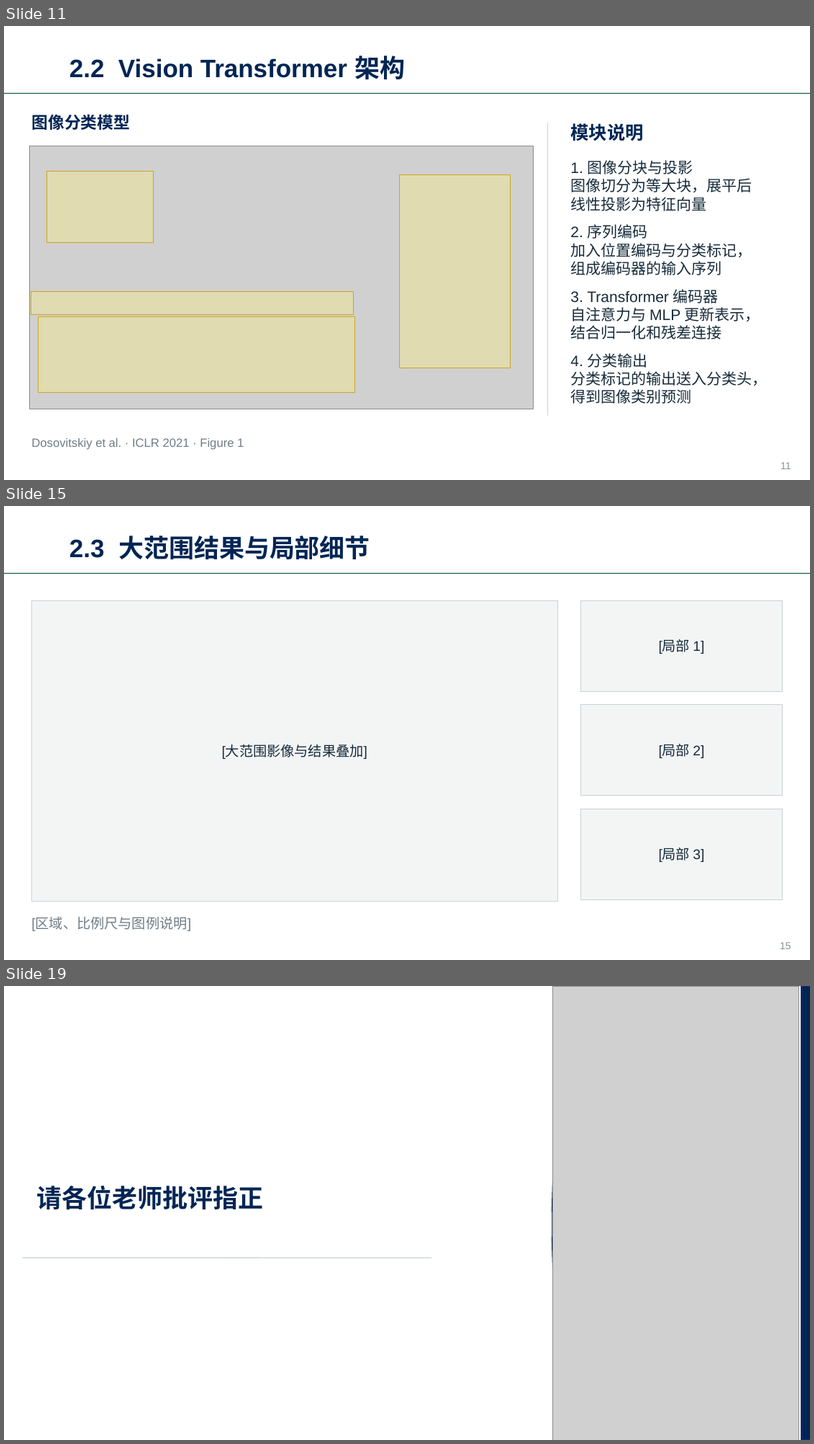
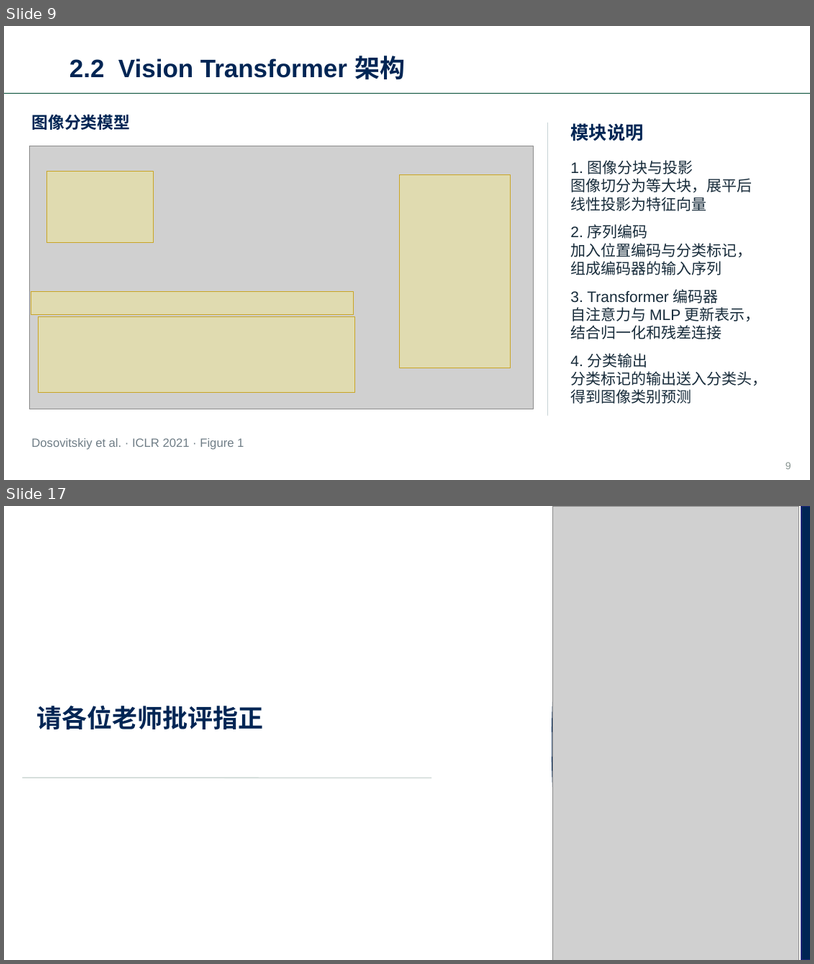
Before and after one commit to haodijia/whu-ppt-skill, a slide deck: assets/whu-template.pptx. Shown one above the other, each under a label of ours: slides 11, 15 and 19 before the commit, slides 9 and 17 after it; the slides between them are not shown. The pictures are 814x1444 and 814x964 pixels, drawn with LibreOffice and Linux fonts; fonts in the diff are those of the drawing; grey boxes stand for pictures; background and template pictures are left out. Boxes give left, top, right and bottom in pixels: in the first picture for what was removed or moved away, otherwise in the second. Text is boxed around its words. In the diff, an @@ line names an element or a change of style, - is before the commit and + after.

```diff
--- a/assets/whu-template.pptx
+++ b/assets/whu-template.pptx
@@ slide 15 removed at box(4, 506, 810, 960), background #FFFFFF; not listed: 1 template element that a slide beside it also shows @@
@@ text removed at box(70, 536, 370, 559) @@
-2.3 大范围结果与局部细节
@@ rectangle removed at box(32, 600, 558, 901) @@
-[大范围影像与结果叠加]
@@ rectangle removed at box(581, 600, 782, 691) @@
-[局部 1]
@@ rectangle removed at box(581, 705, 782, 795) @@
-[局部 2]
@@ rectangle removed at box(581, 808, 782, 899) @@
-[局部 3]
@@ text removed at box(31, 918, 191, 931) @@
-[区域、比例尺与图例说明]
@@ page number removed at box(780, 942, 792, 949) @@
-15
@@ what was slide 11 is now slide 9 @@
@@ page number at box(786, 462, 792, 469): text changed @@
-11
+9
@@ what was slide 19 is now slide 17 @@
```
Also in this commit, not shown: 13 slides added, 14 other slides removed, 34 other files.
